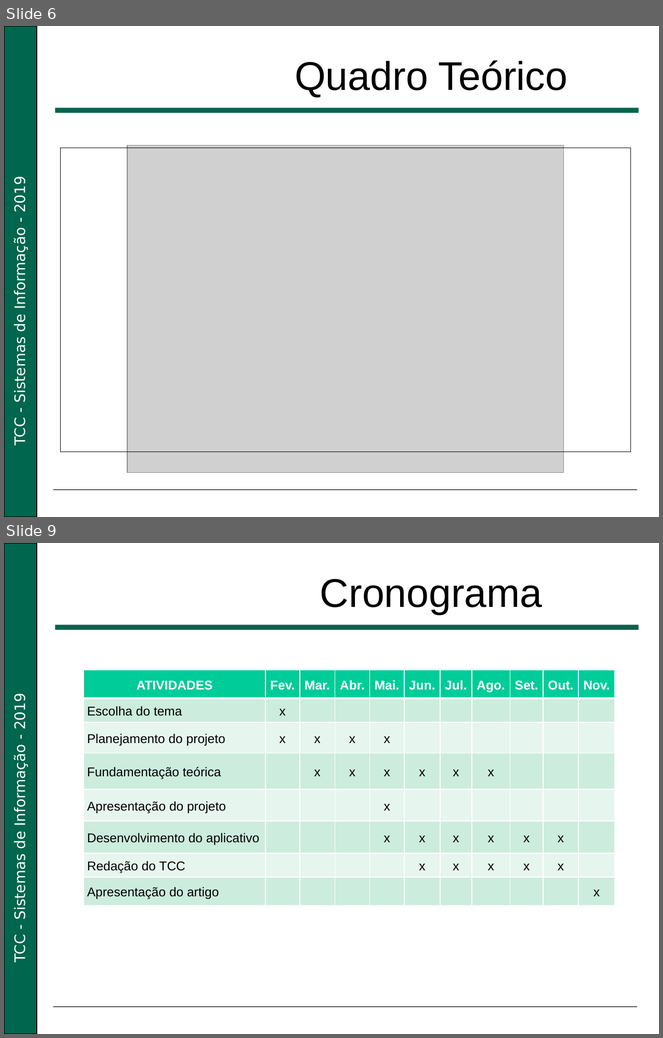
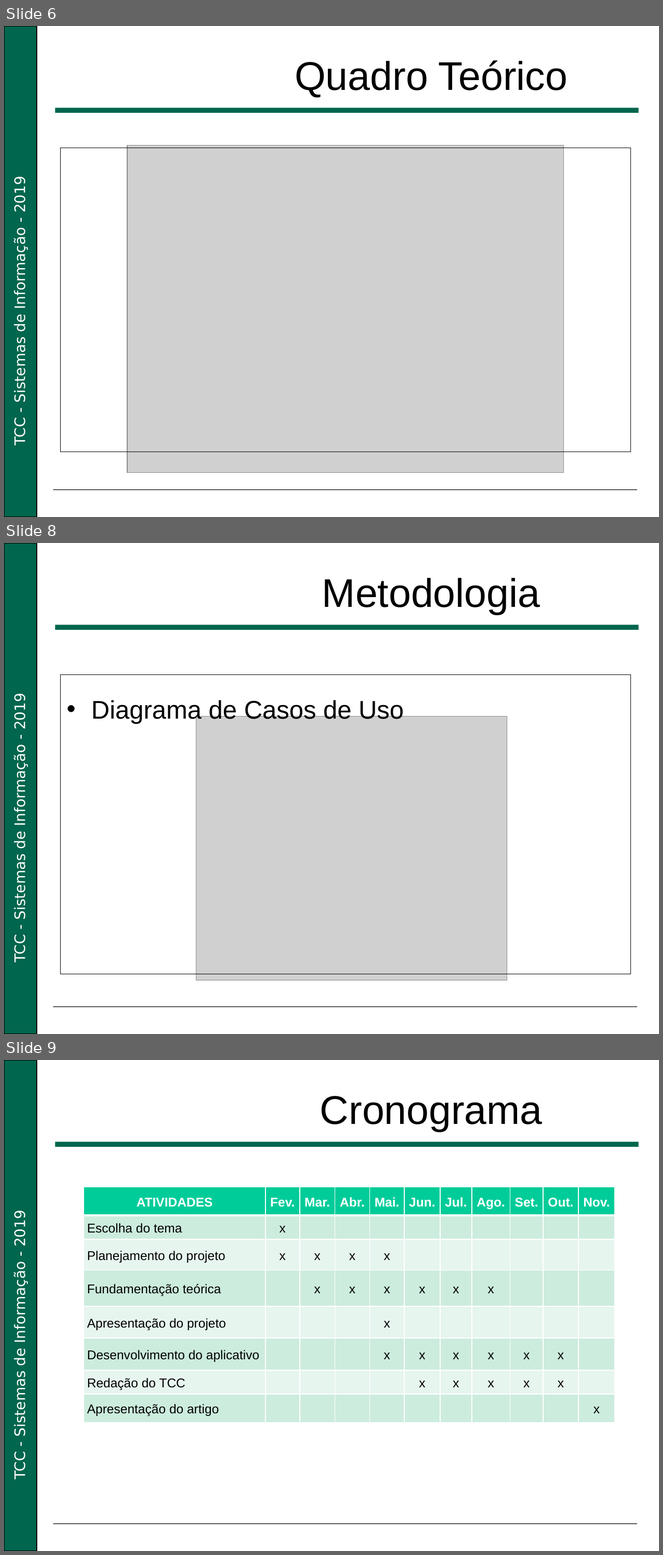
Before and after one commit to Dieg0F/tips_docs, a slide deck: Apresentação/Apresentação TCC.pptx. Shown one above the other, each under a label of ours: slides 6 and 9 before the commit, slides 6, 8 and 9 after it; the slides between them are not shown. The pictures are 663x1038 and 663x1555 pixels, drawn with LibreOffice and Linux fonts; fonts in the diff are those of the drawing; grey boxes stand for pictures; background and template pictures are left out. Boxes give left, top, right and bottom in pixels: in the first picture for what was removed or moved away, otherwise in the second. Text is boxed around its words. In the diff, an @@ line names an element or a change of style, - is before the commit and + after.

```diff
--- a/Apresentação/Apresentação TCC.pptx
+++ b/Apresentação/Apresentação TCC.pptx
@@ slide 8 added at <box>4,543,659,1034</box>, background #FFFFFF; not listed: 4 template elements that a slide beside it also shows @@
@@ title added at <box>322,578,540,615</box>, 44 pt, text #000000 @@
+Metodologia
@@ rectangle added at <box>60,675,631,974</box>, outline #000000 0.75 pt, 28 pt, text #000000 @@
+• Diagrama de Casos de Uso
@@ picture added at <box>196,717,507,981</box> @@
```
Also in this commit, not shown: 4 slides changed, 1 other slide added, 1 slide removed, 1 other file.
